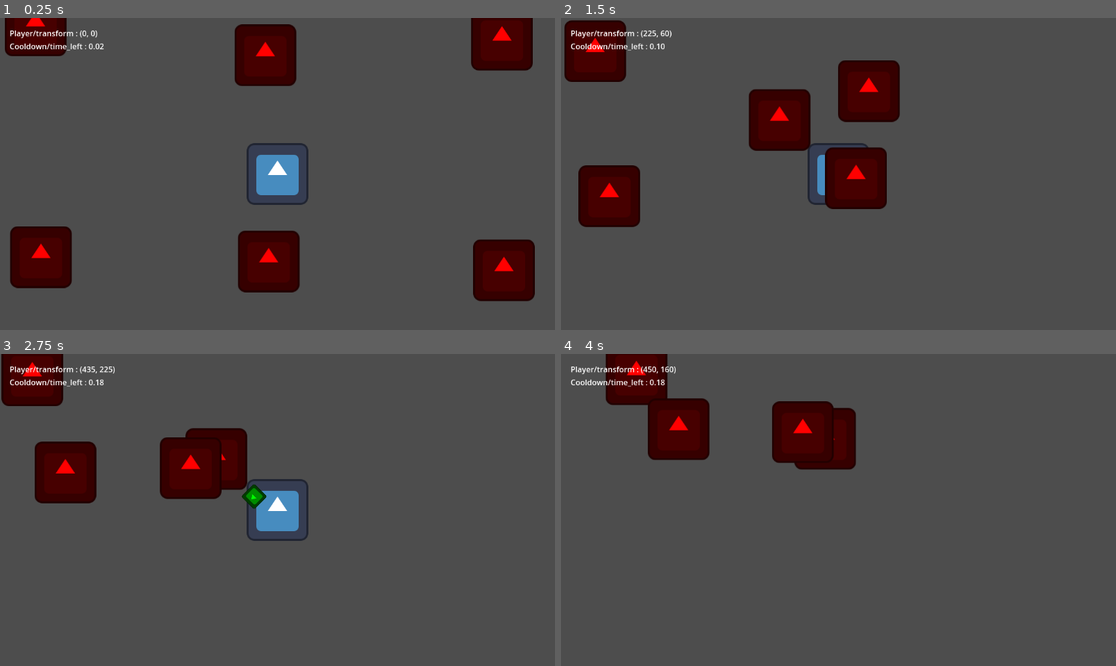
Above: before the commit, frames 1-4 (two rows, left to right).
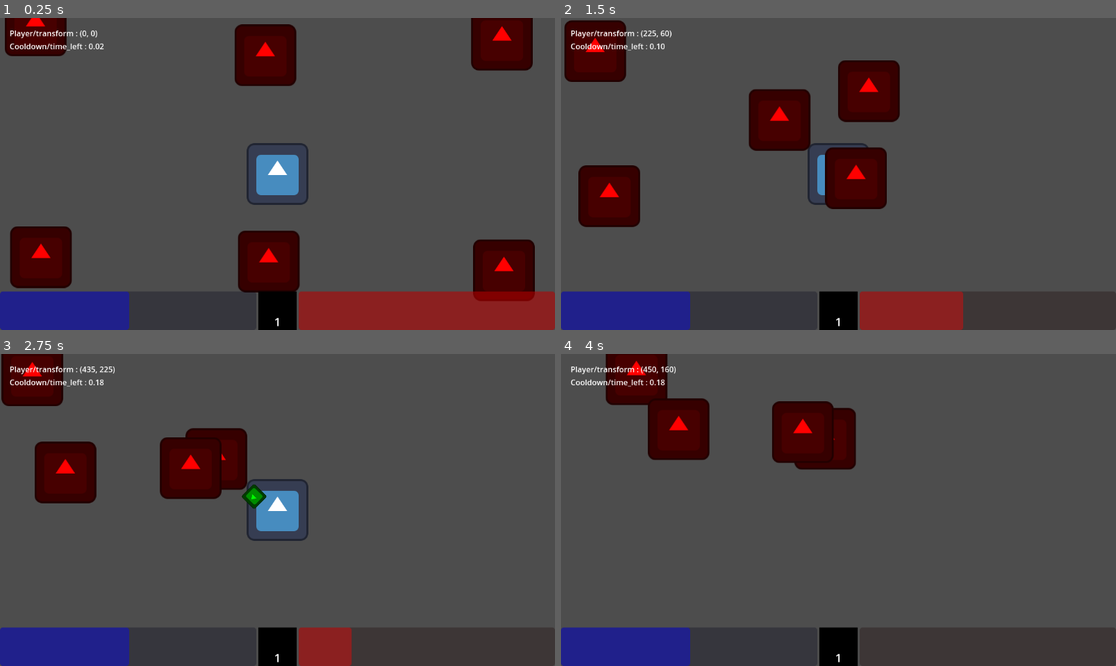
Above: after the commit, the same moments.

Repository: KatalystSoftware/FGJ24
Game: Godot game, scene res://main.tscn
Same seed, same stepped clock (60 frames per second), same inputs: the game is played once before the commit and once after it. The engine's default icon, where the game draws it, is replaced by a stand-in: a white triangle on a blue panel in a dark square.
Inputs:
- Up to frame 1 (0.25 s): no input
- Up to frame 2 (1.5 s): hold D (move_right) 0.53-1.28 s; hold S (move_down) from 1.28 s (still down)
- Up to frame 3 (2.75 s): release S (move_down) at 2.03 s; hold D (move_right) from 2.03 s (still down)
- Up to frame 4 (4 s): release D (move_right) at 2.78 s; hold W (move_up) 2.78-3.53 s; hold A (move_left) from 3.53 s (still down)

The runs differ from the first frame. In frame 1, 9.4% of the frame differs, in the area x 0-100%, y 87-100%; in frame 2, 6.0%; in frame 3, 4.9%; in frame 4, 3.7%.

Commit message:
add main ui layout and hp bar

Diff:
--- a/main.tscn
+++ b/main.tscn
@@ -1,7 +1,8 @@
-[gd_scene load_steps=3 format=3 uid="uid://cdcokhl4i2ikp"]
+[gd_scene load_steps=4 format=3 uid="uid://cdcokhl4i2ikp"]
 
 [ext_resource type="PackedScene" uid="uid://djhanqyimpptk" path="res://player/scenes/player.tscn" id="1_i1tla"]
 [ext_resource type="PackedScene" uid="uid://dl3fw6nhenubu" path="res://enemies/base/base_enemy.tscn" id="2_ny8i7"]
+[ext_resource type="PackedScene" uid="uid://bjax6u8sj1x1f" path="res://ui/main_ui.tscn" id="3_wntuf"]
 
 [node name="Node2D" type="Node2D"]
 
@@ -24,3 +25,5 @@
 
 [node name="Enemy6" parent="." instance=ExtResource("2_ny8i7")]
 position = Vector2(-535, 188)
+
+[node name="MainUI" parent="." instance=ExtResource("3_wntuf")]
--- /dev/null
+++ b/ui/hp_bar.gd
@@ -0,0 +1,17 @@
+extends ProgressBar
+
+var player: CharacterBody2D
+
+
+func _ready():
+	player = get_tree().get_first_node_in_group("Player")
+	max_value = player.get_node("Health").count
+	value = player.get_node("Health").count
+
+
+func _process(_delta):
+	if not player or player.is_queued_for_deletion():
+		value = 0
+		return
+
+	value = player.get_node("Health").count
--- /dev/null
+++ b/ui/main_ui.tscn
@@ -0,0 +1,54 @@
+[gd_scene load_steps=3 format=3 uid="uid://bjax6u8sj1x1f"]
+
+[ext_resource type="Script" path="res://ui/hp_bar.gd" id="1_spuqh"]
+
+[sub_resource type="LabelSettings" id="LabelSettings_24u54"]
+font_size = 24
+
+[node name="MainUI" type="CanvasLayer"]
+
+[node name="HBoxContainer" type="HBoxContainer" parent="."]
+anchors_preset = 12
+anchor_top = 1.0
+anchor_right = 1.0
+anchor_bottom = 1.0
+offset_top = -27.0
+grow_horizontal = 2
+grow_vertical = 0
+alignment = 1
+
+[node name="XPBar" type="ProgressBar" parent="HBoxContainer"]
+self_modulate = Color(0, 0, 1, 1)
+layout_mode = 2
+size_flags_horizontal = 3
+size_flags_vertical = 1
+value = 50.0
+rounded = true
+show_percentage = false
+
+[node name="ColorRect" type="ColorRect" parent="HBoxContainer"]
+self_modulate = Color(0, 0, 0, 1)
+custom_minimum_size = Vector2(80, 80)
+layout_mode = 2
+
+[node name="Label" type="Label" parent="HBoxContainer/ColorRect"]
+layout_mode = 1
+anchors_preset = 12
+anchor_top = 1.0
+anchor_right = 1.0
+anchor_bottom = 1.0
+offset_top = -23.0
+grow_horizontal = 2
+grow_vertical = 0
+text = "1"
+label_settings = SubResource("LabelSettings_24u54")
+horizontal_alignment = 1
+
+[node name="HPBar" type="ProgressBar" parent="HBoxContainer"]
+self_modulate = Color(1, 0, 0, 1)
+layout_mode = 2
+size_flags_horizontal = 3
+size_flags_vertical = 1
+rounded = true
+show_percentage = false
+script = ExtResource("1_spuqh")
